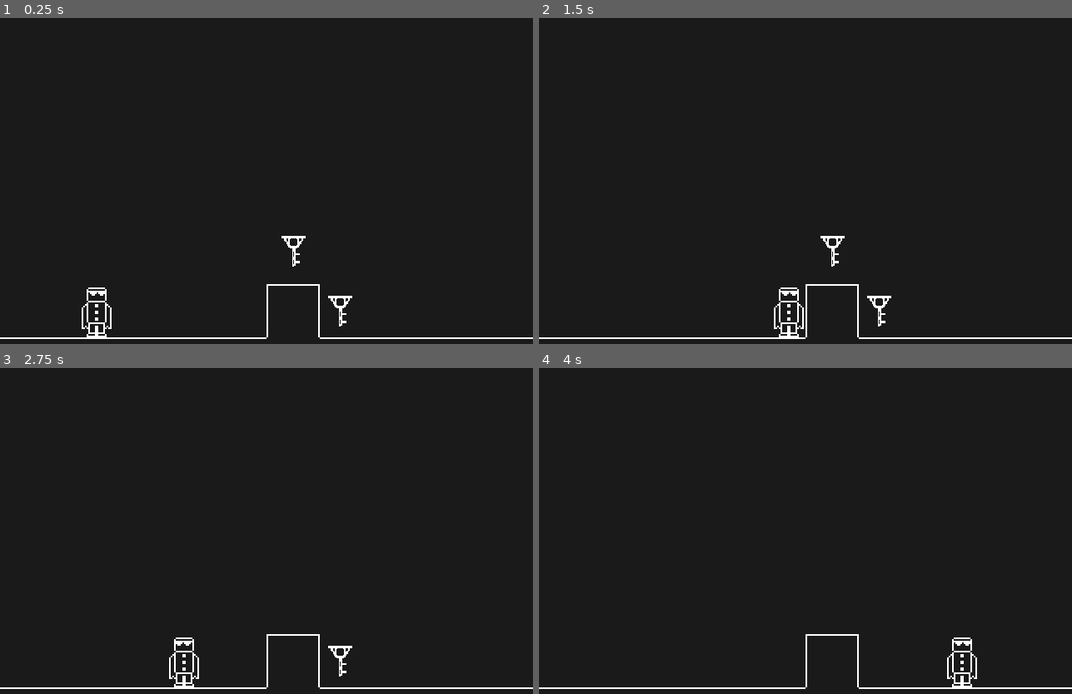
Above: before the commit, frames 1-4 (two rows, left to right).
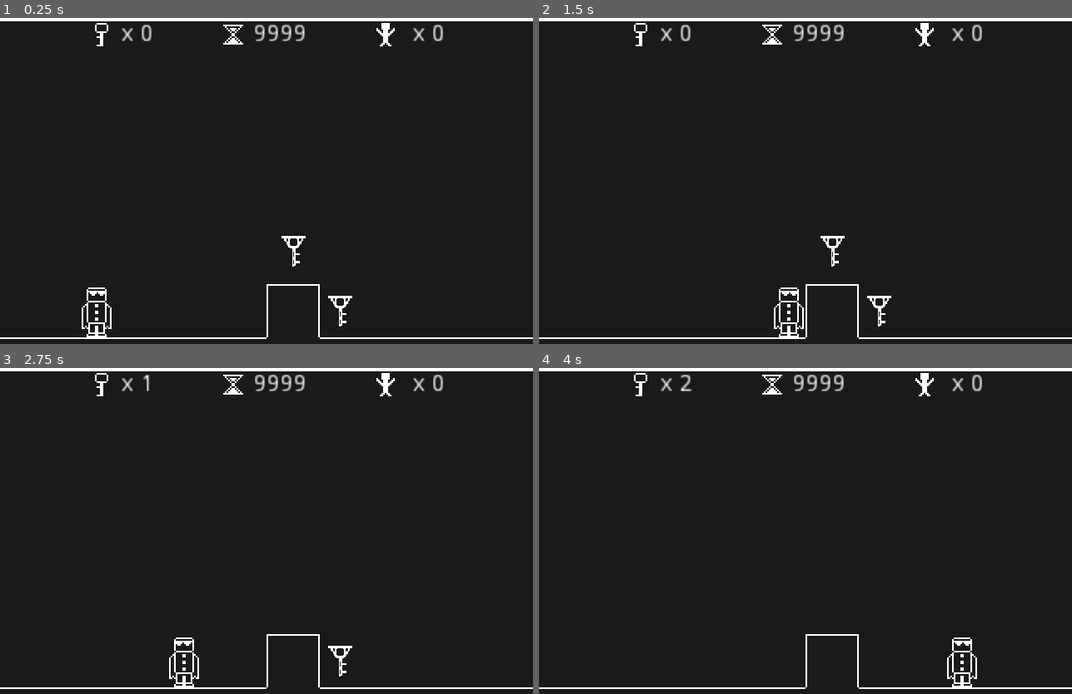
Above: after the commit, the same moments.

Repository: Kiel97/bialjam2019
Game: Godot game, scene res://Levels/Level.tscn
Two runs of this game, one before a commit and one after it. Both use one fixed random seed, a clock stepped at 60 frames per second and the inputs below.
Inputs:
- Up to frame 1 (0.25 s): no input
- Up to frame 2 (1.5 s): tap Enter at 0.5 s; hold Right (move_right) from 0.53 s (still down); tap Up (jump) at 0.77 s
- Up to frame 3 (2.75 s): tap Up (jump) at 1.52 s; release Right (move_right) at 2.03 s; hold Left (move_left) from 2.03 s (still down)
- Up to frame 4 (4 s): release Left (move_left) at 2.78 s; hold Right (move_right) from 2.78 s (still down); tap Up (jump) at 3.02, 3.77 s

The runs differ from the first frame. In frame 1, 1.8% of the frame differs, in the area x 0-100%, y 0-9%; in frame 2, 1.8%; in frame 3, 1.8%; in frame 4, 1.8%.

Commit message:
Added basic HUD, icons and working key counter

Diff:
--- /dev/null
+++ b/Bialjam2019/HUD/HUD.gd
@@ -0,0 +1,14 @@
+extends CanvasLayer
+
+onready var keys_counter : Label = $PanelContainer/CenterContainer/HBoxContainer/KeysCollected/KeyCounter
+
+# Called when the node enters the scene tree for the first time.
+func _ready() -> void:
+	pass # Replace with function body.
+
+# Called every frame. 'delta' is the elapsed time since the previous frame.
+#func _process(delta: float) -> void:
+#	pass
+
+func _on_Hero_key_collected(value) -> void:
+	keys_counter.text = "x " + str(value)
--- /dev/null
+++ b/Bialjam2019/HUD/HUD.tscn
@@ -0,0 +1,82 @@
+[gd_scene load_steps=6 format=2]
+
+[ext_resource path="res://HUD/HUD.gd" type="Script" id=1]
+[ext_resource path="res://HUD/key_icon.png" type="Texture" id=2]
+[ext_resource path="res://HUD/time_icon.png" type="Texture" id=3]
+[ext_resource path="res://HUD/prisoner_icon.png" type="Texture" id=4]
+
+[sub_resource type="StyleBoxLine" id=1]
+color = Color( 1, 1, 1, 1 )
+thickness = 2
+
+[node name="HUD" type="CanvasLayer"]
+script = ExtResource( 1 )
+
+[node name="PanelContainer" type="PanelContainer" parent="."]
+anchor_right = 1.0
+margin_bottom = 20.0
+custom_styles/panel = SubResource( 1 )
+
+[node name="CenterContainer" type="CenterContainer" parent="PanelContainer"]
+margin_left = 2.0
+margin_top = 2.0
+margin_right = 318.0
+margin_bottom = 18.0
+
+[node name="HBoxContainer" type="HBoxContainer" parent="PanelContainer/CenterContainer"]
+margin_left = 51.0
+margin_right = 265.0
+margin_bottom = 16.0
+custom_constants/separation = 40
+
+[node name="KeysCollected" type="HBoxContainer" parent="PanelContainer/CenterContainer/HBoxContainer"]
+margin_right = 39.0
+margin_bottom = 16.0
+
+[node name="KeyIcon" type="TextureRect" parent="PanelContainer/CenterContainer/HBoxContainer/KeysCollected"]
+margin_right = 16.0
+margin_bottom = 16.0
+texture = ExtResource( 2 )
+
+[node name="KeyCounter" type="Label" parent="PanelContainer/CenterContainer/HBoxContainer/KeysCollected"]
+margin_left = 20.0
+margin_top = 1.0
+margin_right = 39.0
+margin_bottom = 15.0
+text = "x 0"
+
+[node name="TimeCounter" type="HBoxContainer" parent="PanelContainer/CenterContainer/HBoxContainer"]
+editor/display_folded = true
+margin_left = 79.0
+margin_right = 131.0
+margin_bottom = 16.0
+
+[node name="TimeIcon" type="TextureRect" parent="PanelContainer/CenterContainer/HBoxContainer/TimeCounter"]
+margin_right = 16.0
+margin_bottom = 16.0
+texture = ExtResource( 3 )
+
+[node name="TimeLeft" type="Label" parent="PanelContainer/CenterContainer/HBoxContainer/TimeCounter"]
+margin_left = 20.0
+margin_top = 1.0
+margin_right = 52.0
+margin_bottom = 15.0
+text = "9999"
+
+[node name="PrisonersCounter" type="HBoxContainer" parent="PanelContainer/CenterContainer/HBoxContainer"]
+editor/display_folded = true
+margin_left = 171.0
+margin_right = 214.0
+margin_bottom = 16.0
+
+[node name="PrisonerIcon" type="TextureRect" parent="PanelContainer/CenterContainer/HBoxContainer/PrisonersCounter"]
+margin_right = 16.0
+margin_bottom = 16.0
+texture = ExtResource( 4 )
+
+[node name="PrisonersLeft" type="Label" parent="PanelContainer/CenterContainer/HBoxContainer/PrisonersCounter"]
+margin_left = 20.0
+margin_top = 1.0
+margin_right = 43.0
+margin_bottom = 15.0
+text = " x 0"
--- a/Bialjam2019/Hero/Hero.gd
+++ b/Bialjam2019/Hero/Hero.gd
@@ -1,4 +1,6 @@
 extends KinematicBody2D
+
+signal key_collected(value)
 
 const MOVE_SPEED = 125
 const JUMP_SPEED = -300
@@ -33,3 +35,4 @@
 
 func collect_key() -> void:
 	keys_collected += 1
+	emit_signal("key_collected", keys_collected)
--- a/Bialjam2019/Hero/Hero.tscn
+++ b/Bialjam2019/Hero/Hero.tscn
@@ -1,7 +1,8 @@
-[gd_scene load_steps=4 format=2]
+[gd_scene load_steps=5 format=2]
 
 [ext_resource path="res://Hero/Hero.gd" type="Script" id=1]
-[ext_resource path="res://Hero/Hero.png" type="Texture" id=2]
+[ext_resource path="res://HUD/HUD.tscn" type="PackedScene" id=2]
+[ext_resource path="res://Hero/Hero.png" type="Texture" id=3]
 
 [sub_resource type="RectangleShape2D" id=1]
 extents = Vector2( 10, 15 )
@@ -14,13 +15,16 @@
 "_edit_group_": true
 }
 
+[node name="HUD" parent="." instance=ExtResource( 2 )]
+
 [node name="CollisionShape2D" type="CollisionShape2D" parent="."]
 shape = SubResource( 1 )
 
 [node name="Sprite" type="Sprite" parent="."]
-texture = ExtResource( 2 )
+texture = ExtResource( 3 )
 region_enabled = true
 region_rect = Rect2( 0, 0, 32, 32 )
 
 [node name="Camera2D" type="Camera2D" parent="."]
 current = true
+[connection signal="key_collected" from="." to="HUD" method="_on_Hero_key_collected"]
Binary file added: Bialjam2019/HUD/key_icon.png
Not shown, added: Bialjam2019/HUD/key_icon.png.import
Binary file added: Bialjam2019/HUD/prisoner_icon.png
Not shown, added: Bialjam2019/HUD/prisoner_icon.png.import
Binary file added: Bialjam2019/HUD/time_icon.png
Not shown, added: Bialjam2019/HUD/time_icon.png.import
